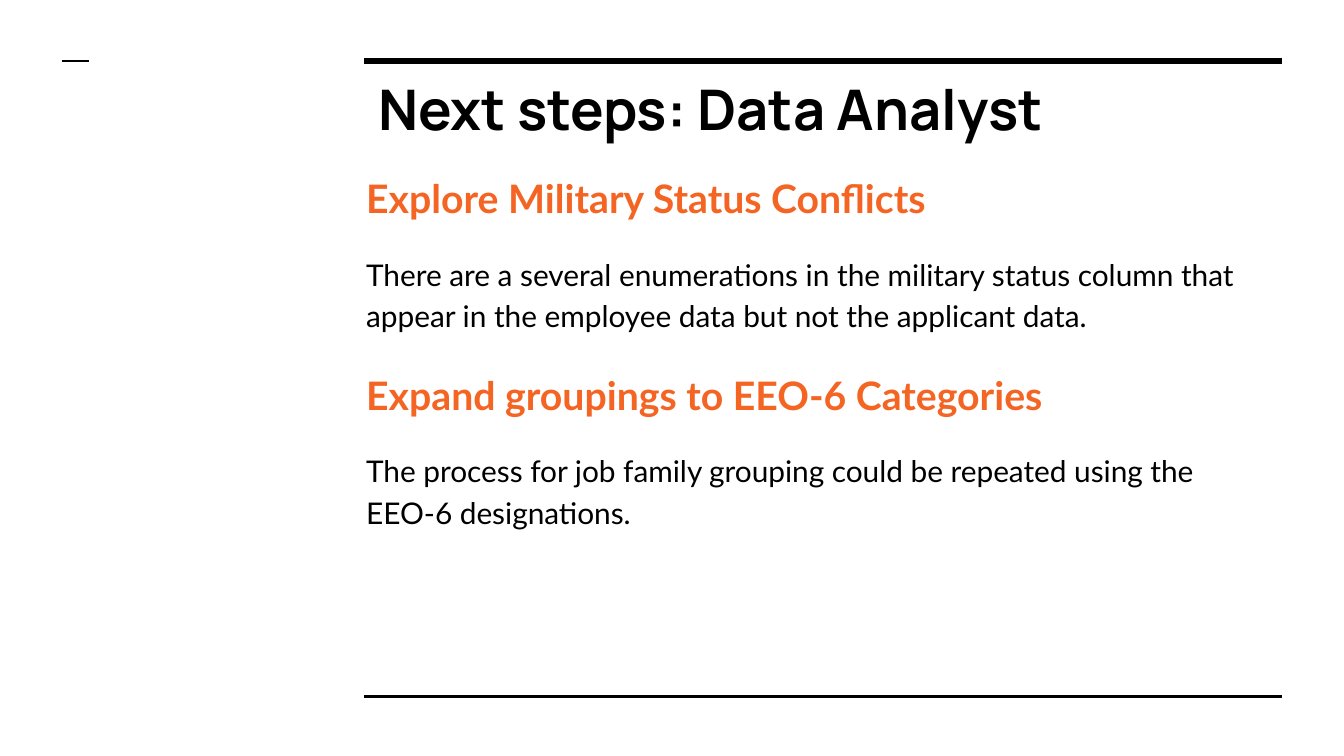
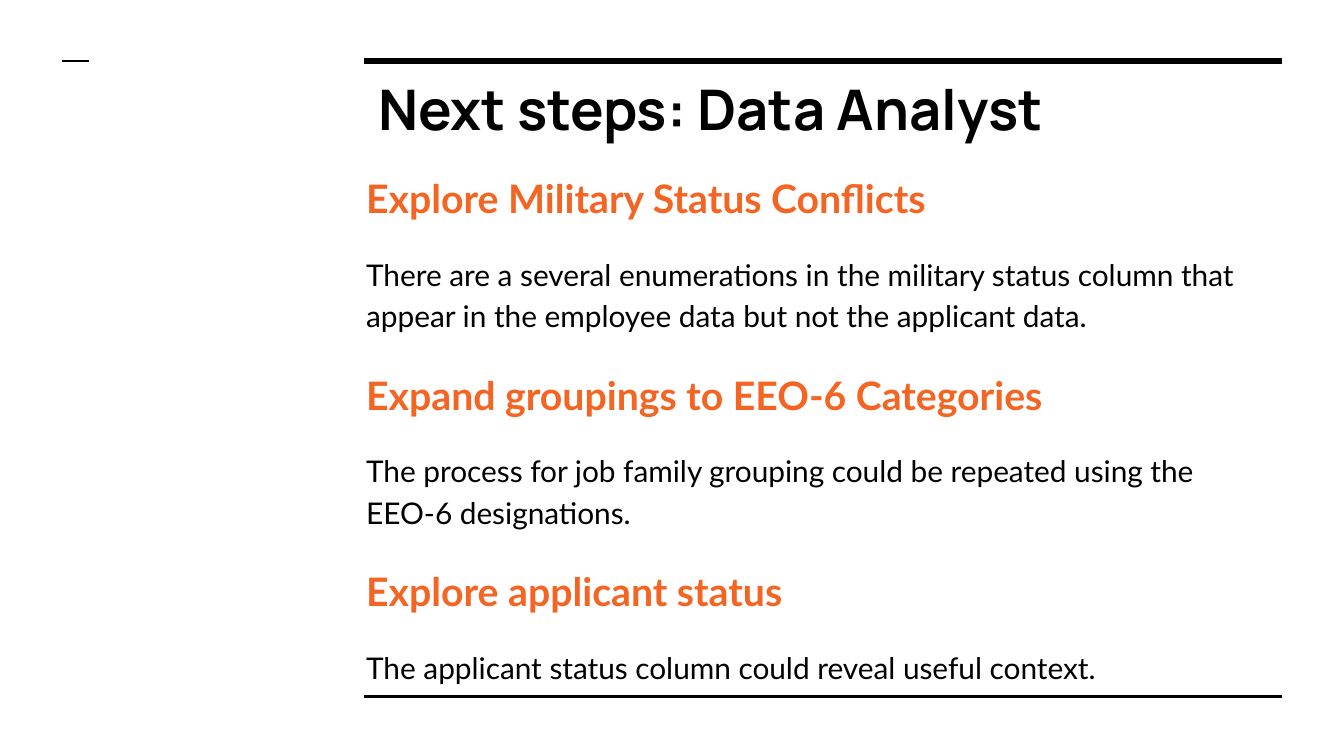
Before and after one commit to aerler101-1/OCR-Dashboard, a slide deck: slide 12 of OCR Data Analyst.pptx. Drawn at 1344x756 pixels with LibreOffice and Linux fonts; fonts in the diff are those of the drawing. Boxes give left, top, right and bottom in pixels: in the first picture for what was removed or moved away, otherwise in the second. Text is boxed around its words. In the diff, an @@ line names an element or a change of style, - is before the commit and + after.

```diff
--- a/OCR Data Analyst.pptx
+++ b/OCR Data Analyst.pptx
@@ text at [366, 577, 1096, 684]: paragraphs added @@
+Explore applicant status
+The applicant status column could reveal useful context.
```
Also in this commit, not shown: 3 other slides changed, 1 other file.
